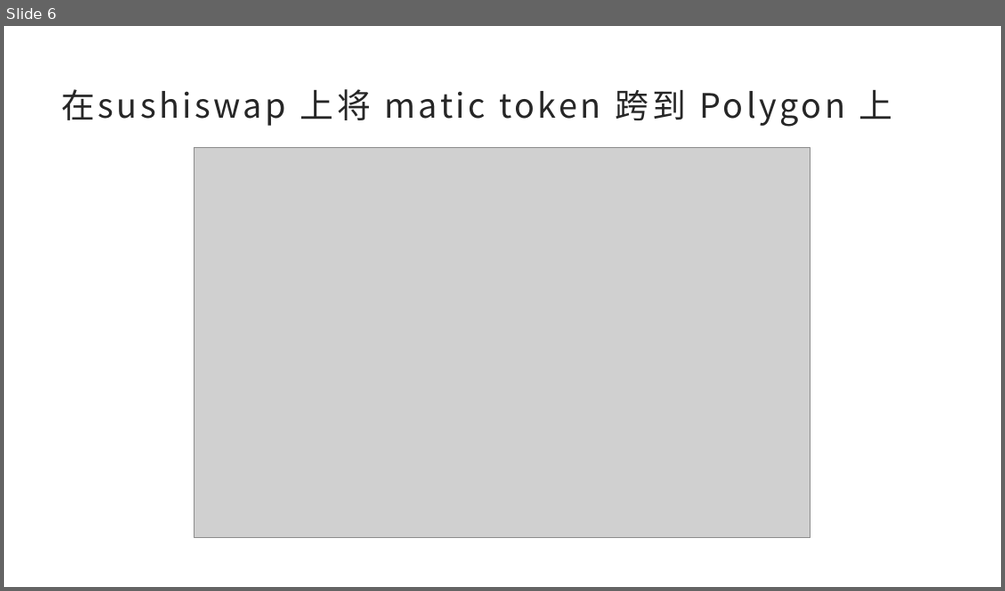
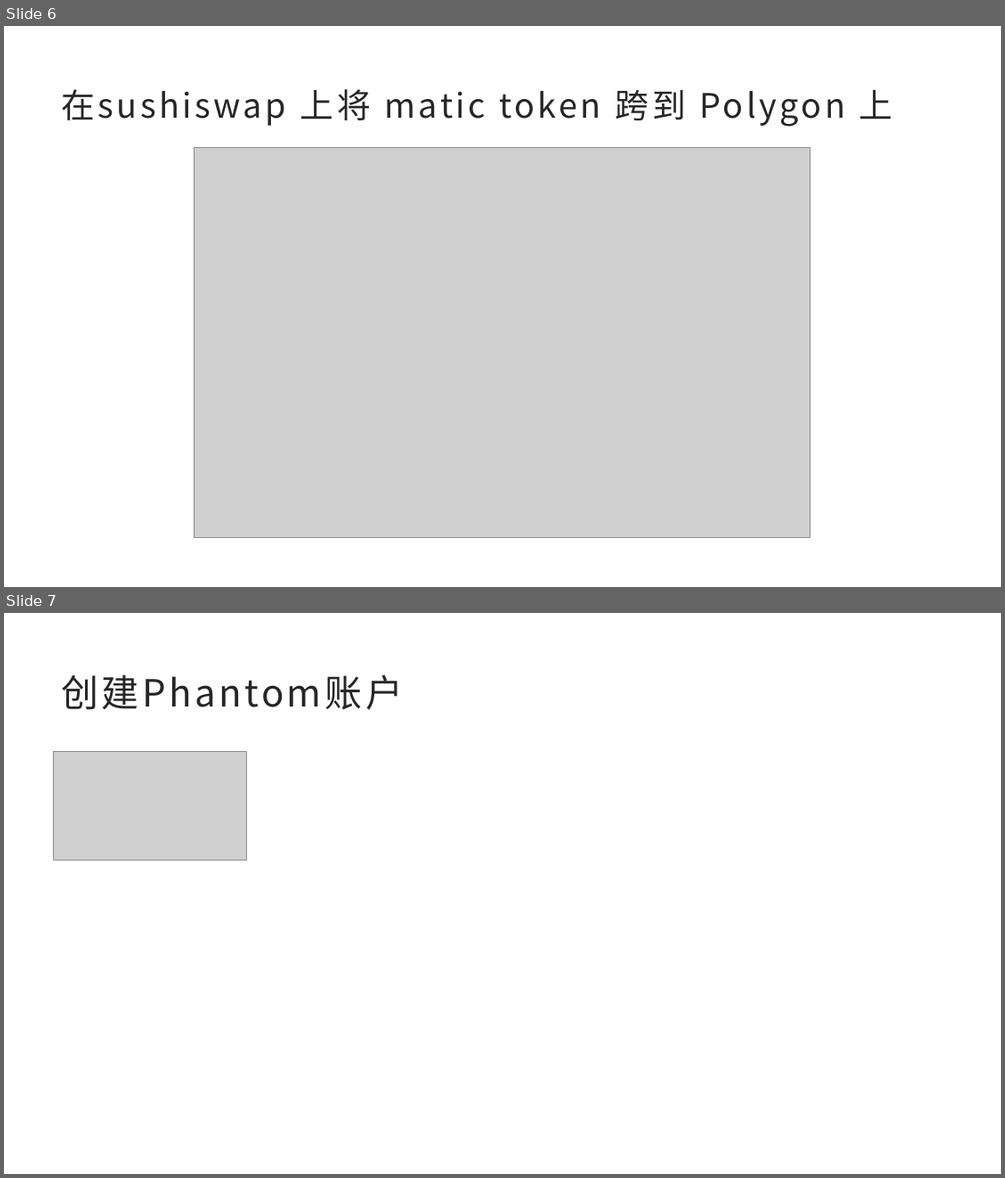
Before and after one commit to athanatoi94/blockchain-newbie, a slide deck: documents/TaskList Details.pptx. Shown one above the other, each under a label of ours: slide 6 before the commit, slides 6 and 7 after it. The pictures are 1005x591 and 1005x1178 pixels, drawn with LibreOffice and Linux fonts; fonts in the diff are those of the drawing; grey boxes stand for pictures. Boxes give left, top, right and bottom in pixels: in the first picture for what was removed or moved away, otherwise in the second. Text is boxed around its words. In the diff, an @@ line names an element or a change of style, - is before the commit and + after.

```diff
--- a/documents/TaskList Details.pptx
+++ b/documents/TaskList Details.pptx
@@ slide 7 added at [4,613,1001,1174], background #FFFFFF @@
@@ title added at [61,674,403,710], 36 pt, text #262626 @@
+创建Phantom账户
@@ picture added at [54,751,247,859] @@
```
Also in this commit, not shown: 1 other slide added.
